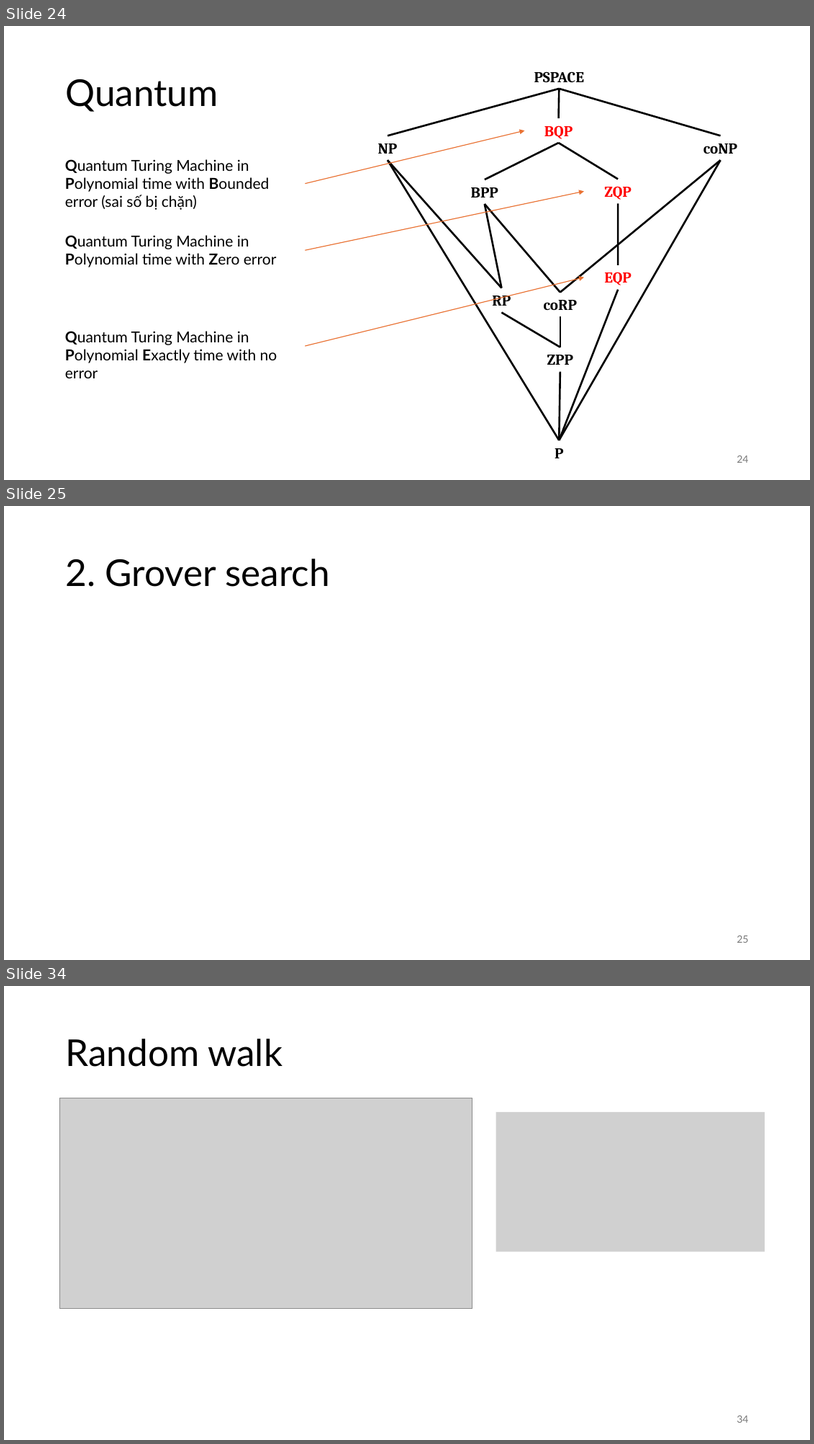
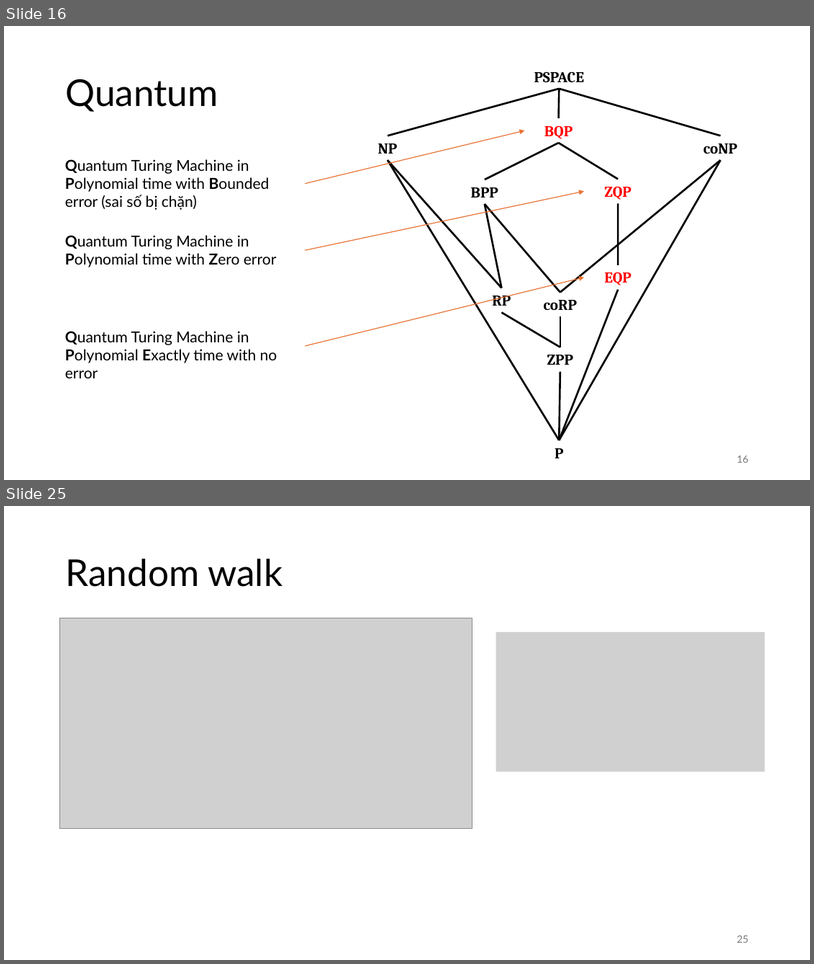
Before and after one commit to vutuanhai237/CourseMaterialsUIT, a slide deck: SExxx-Quantum computng/Slide/x. On Problems Quantum Computers Can Solve Efficiently (template).pptx. Shown one above the other, each under a label of ours: slides 24, 25 and 34 before the commit, slides 16 and 25 after it; the slides between them are not shown. The pictures are 814x1444 and 814x964 pixels, drawn with LibreOffice and Linux fonts; fonts in the diff are those of the drawing; grey boxes stand for pictures. Boxes give left, top, right and bottom in pixels: in the first picture for what was removed or moved away, otherwise in the second. Text is boxed around its words. In the diff, an @@ line names an element or a change of style, - is before the commit and + after.

```diff
--- a/SExxx-Quantum computng/Slide/x. On Problems Quantum Computers Can Solve Efficiently (template).pptx
+++ b/SExxx-Quantum computng/Slide/x. On Problems Quantum Computers Can Solve Efficiently (template).pptx
@@ slide 25 removed at [4,506,810,960], background #FFFFFF @@
@@ title removed at [65,559,330,587] @@
-2. Grover search
@@ page number removed at [737,935,748,942] @@
-25
@@ what was slide 24 is now slide 16 @@
@@ page number at [737,455,748,462]: text changed @@
-24
+16
@@ what was slide 34 is now slide 25 @@
@@ page number at [737,935,748,942]: text changed @@
-34
+25
```
Also in this commit, not shown: 17 slides changed, 1 slide added, 10 other slides removed, 3 other files.
